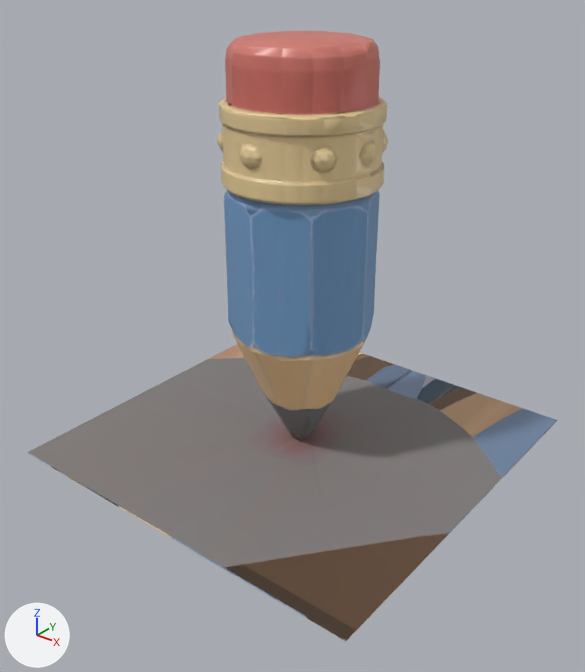
One commit to the glTF model assets/exported/pencil_collectible/pencil_collectible.glb: the scene before it, then after it.
One viewpoint serves both versions: a 50 mm camera at (1.124, -1.441, 0.68) aimed at (0.033, -0.077, -0.166). Lighting does not change. The marker at lower left points along +X, +Y and +Z. The first picture is the older version. Vertices at exactly the same position are counted once.

Script lines for the objects in view, before the commit:
```python
me_mesh_0 = bpy.data.meshes.new('Mesh_0')
me_mesh_0.from_pydata(...)  # 4875 vertices, 9899 faces; spans x -0.501..0.501, y -0.502..0.501, z -0.502..0.502
me_mesh_0.materials.append(mat_qtmesh_gen3d_1_1788705613494_mesh_mat)
ob_qtmesh_gen3d_1_1788705613494 = bpy.data.objects.new('qtmesh_gen3d_1_1788705613494', me_mesh_0)
ob_qtmesh_gen3d_1_1788705613494.location = (0.0, 0.0, 0.0)
```
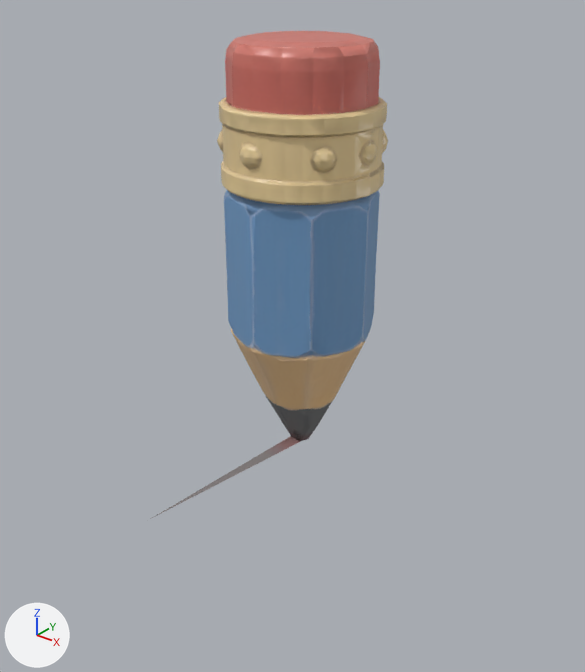
Pixel boxes [x1, y1, x2, y2] of what changed, in the pictures (585 x 672 px):
'qtmesh_gen3d_1_1788705613494', reshaped
    before: [27, 31, 557, 641]
    after: [152, 31, 388, 518]
part 1 of me_mesh_0, deleted
    before: [27, 344, 557, 641]

Edits to the bpy script that builds the scene:
```text
Change me_mesh_0:
    used by ob_qtmesh_gen3d_1_1788705613494; location = (0.0, 0.0, 0.0)
    remove me_mesh_0.from_pydata(...)  # 4875 vertices, 9899 faces; spans x -0.501..0.501, y -0.502..0.501, z -0.502..0.502
    add me_mesh_0.from_pydata(...)  # 4857 vertices, 9846 faces; spans x -0.193..0.193, y -0.498..0.193, z -0.498..0.502
    me_mesh_0 part 1: 18 vertices removed from x -0.501..0.501, y -0.502..0.501, z -0.502..-0.498
```
